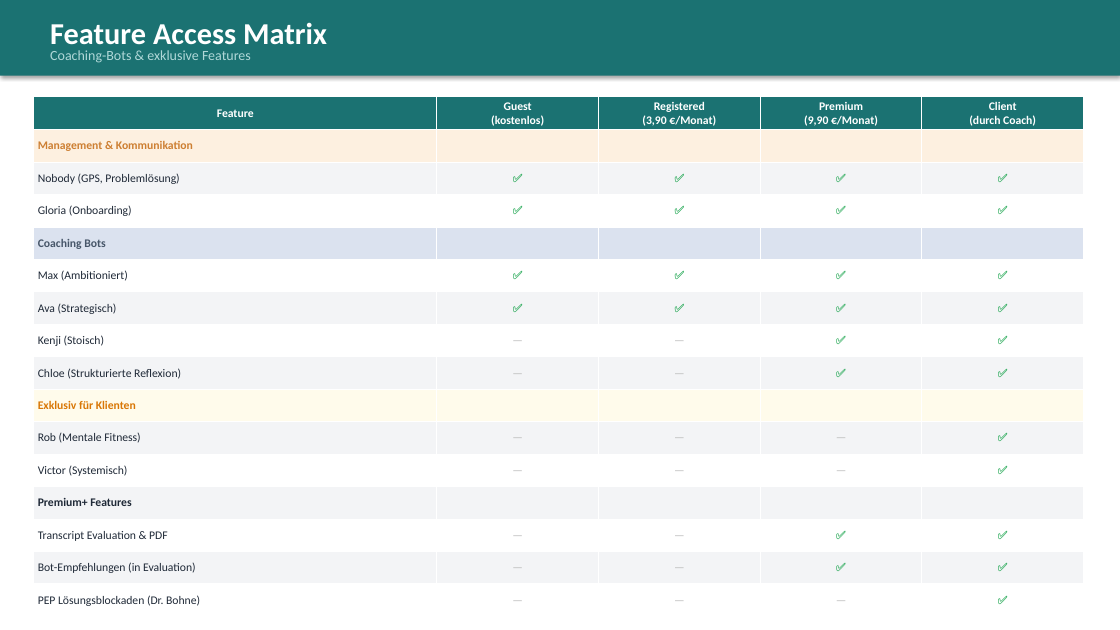
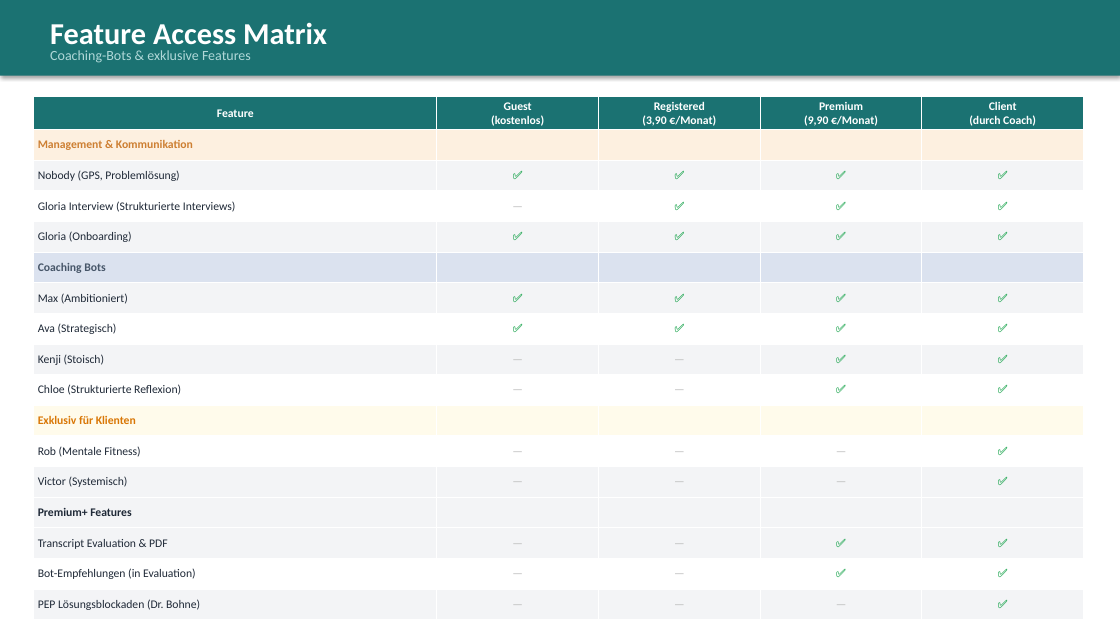
Before and after one commit to herold74/Meaningful-Conversations, a slide deck: slide 3 of DOCUMENTATION/Meaningful-Conversations-Access-Matrix-Pricing.pptx. Drawn at 1120x630 pixels with LibreOffice and Linux fonts; fonts in the diff are those of the drawing. Boxes give left, top, right and bottom in pixels: in the first picture for what was removed or moved away, otherwise in the second. Text is boxed around its words. In the diff, an @@ line names an element or a change of style, - is before the commit and + after.

```diff
--- a/DOCUMENTATION/Meaningful-Conversations-Access-Matrix-Pricing.pptx
+++ b/DOCUMENTATION/Meaningful-Conversations-Access-Matrix-Pricing.pptx
@@ table at <box>34,97,1086,618</box> @@
+row 4: Gloria Interview (Strukturierte Interviews) | — | ✅ | ✅ | ✅
```
Also in this commit, not shown: 2 other slides changed, 6 other files.
